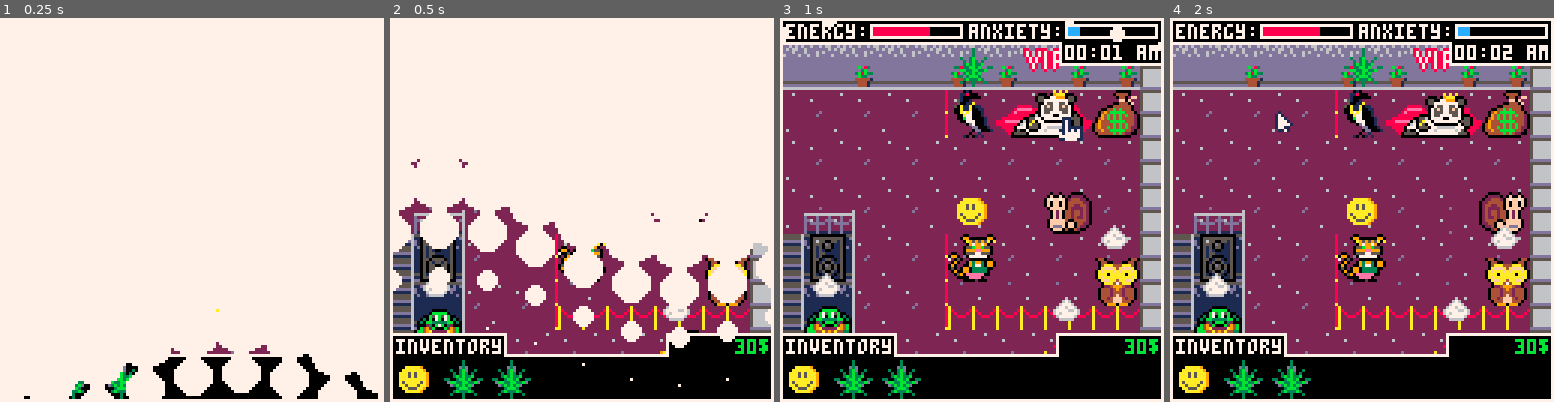
Above: before the commit, frames 1-4 (left to right).
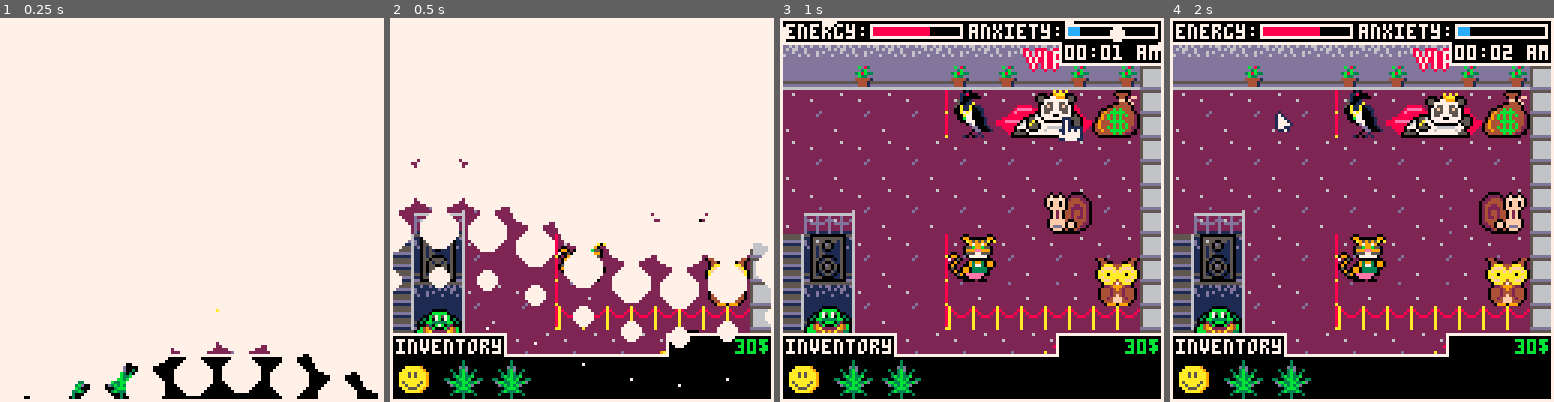
Above: after the commit, the same moments.

Repository: ekaktusz/ld53delivery
Game: PICO-8 cartridge delivery.p8
Same seed, same stepped clock (60 frames per second), same inputs: the game is played once before the commit and once after it.
Inputs (mouse positions are in pixels of both pictures, inside the frame that each line leads up to):
- Up to frame 1 (0.25 s): no input
- Up to frame 2 (0.5 s): no input
- Up to frame 3 (1 s): click (1060, 121) at 0.67 s
- Up to frame 4 (2 s): click (1216, 267) at 1.22 s; hold Right from 1.6 s (still down); click (1277, 114) at 1.77 s

Frame 1 is identical in both runs. In frame 2, 0.4% of the frame differs, in the area x 8-79%, y 68-79%; in frame 3, 1.7%, in the area x 8-91%, y 7-79%; in frame 4, 1.7%.

Commit message:
reset to normal value

Diff:
--- a/include/customer.lua
+++ b/include/customer.lua
@@ -65,7 +65,7 @@
 
     customer.demand = nil
     customer.demand_timer = 0
-    customer.demand_time = rnd(300) * 0
+    customer.demand_time = rnd(300) * 60
     customer.current_drug = nil
 
     customer.just_drugged = nil
